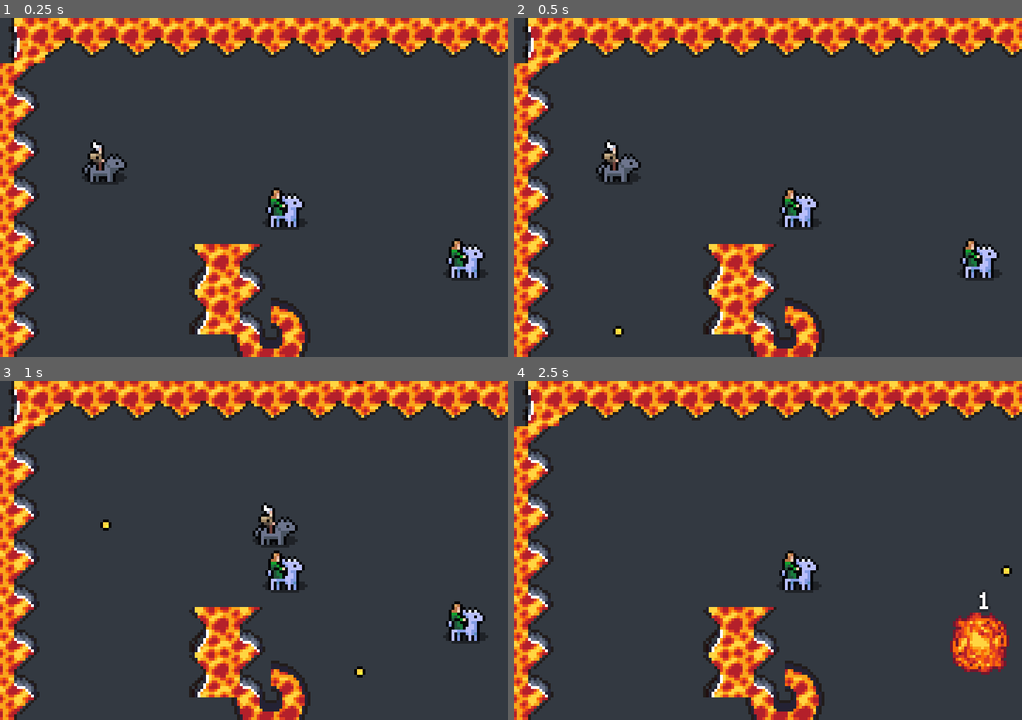
Above: before the commit, frames 1-4 (two rows, left to right).
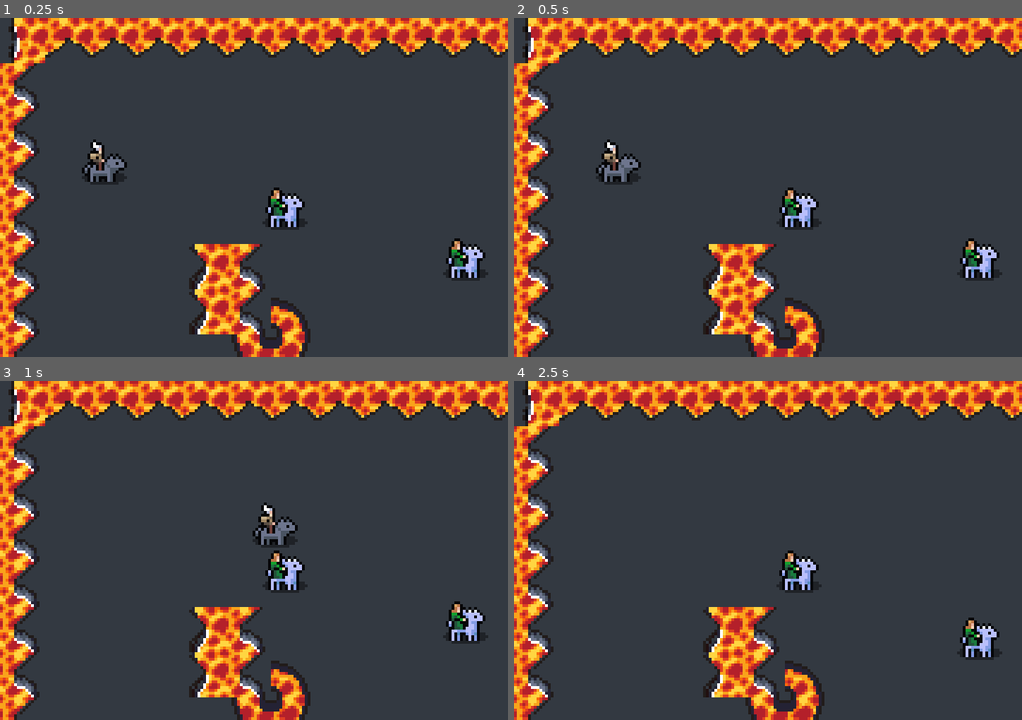
Above: after the commit, the same moments.

Repository: Snayff/not_quite_paradise4
Game: Godot game, scene res://world.tscn
Same seed, same stepped clock (60 frames per second), same inputs: the game is played once before the commit and once after it.
Inputs:
- Up to frame 1 (0.25 s): no input
- Up to frame 2 (0.5 s): no input
- Up to frame 3 (1 s): tap Enter at 0.5 s; hold D (move_right) from 0.53 s (still down)
- Up to frame 4 (2.5 s): release D (move_right) at 1.28 s; hold S (move_down) 1.28-2.03 s; hold D (move_right) from 2.03 s (still down)

Frame 1 is identical in both runs. In frame 2, less than 0.1% of the frame differs, in the area x 19-22%, y 90-95%; in frame 3, 0.1%; in frame 4, 1.8%, in the area x 85-99%, y 54-87%.

Commit message:
removed repeating_application_effect, fixed boon_bane application

Diff:
--- a/scenes/abcs/combat_actor.gd
+++ b/scenes/abcs/combat_actor.gd
@@ -17,6 +17,8 @@
 @onready var _damage_numbers: PopUpNumbers = %DamageNumbers
 @onready var _death_trigger: DeathTrigger = %DeathTrigger
 @onready var _physics_movement: PhysicsMovementComponent = %PhysicsMovement
+@onready var boons_banes: BoonsBanesContainerComponent = $BoonsBanesContainer
+
 #endregion
 
 
--- a/scenes/abcs/combat_actor.tscn
+++ b/scenes/abcs/combat_actor.tscn
@@ -126,5 +126,7 @@
 script = ExtResource("12_dnaiq")
 _stats = Array[ExtResource("13_hojhi")]([SubResource("Resource_7qvdv"), SubResource("Resource_nm8ul")])
 
-[node name="BoonsBanesContainer" type="Node" parent="."]
+[node name="BoonsBanesContainer" type="Node" parent="." node_paths=PackedStringArray("_root", "_death_trigger")]
 script = ExtResource("14_wly6u")
+_root = NodePath("..")
+_death_trigger = NodePath("../DeathTrigger")
--- a/scenes/combat_actives/fireblast.tscn
+++ b/scenes/combat_actives/fireblast.tscn
@@ -9,6 +9,9 @@
 _valid_targets = 5
 _travel_range = 500
 
+[node name="CooldownTimer" parent="." index="0"]
+wait_time = 5.0
+
 [node name="ProjectileSpawner" parent="." index="1"]
 scene = ExtResource("2_wxakp")
 
--- a/scenes/combat_actives/fireblast_effect_chain.gd
+++ b/scenes/combat_actives/fireblast_effect_chain.gd
@@ -42,21 +42,11 @@
 	effect.base_damage = _damage
 	effect.apply(actor_hit)
 
-	# repeating damage
-	effect = RepeatApplicationEffect.new(self, _caster)
-	_register_effect(effect)
-	effect.interval = _interval
-	effect.num_iterations = _num_iterations
-	var interval_effect = DealDamageEffect.new(self, _caster)
-	interval_effect.base_damage = _repeat_damage
-	interval_effect.is_one_shot = false
-	effect.add_repeating_effect(interval_effect)
-	var interval_animation = SpawnSceneEffect.new(self, _caster)
-	interval_animation.scene = _repeat_damage_animation
-	effect.add_repeating_effect(interval_animation)
-	effect.apply(actor_hit)
-
-
-
+	# apply boon_bane
+	if not actor_hit.boons_banes is BoonsBanesContainerComponent:
+		# no boon bane container to apply a boon bane to
+		return
+	var burn = Burn.new(_caster)
+	actor_hit.boons_banes.add_boon_bane(burn)
 
 #endregion
--- a/scripts/abcs/boon_bane.gd
+++ b/scripts/abcs/boon_bane.gd
@@ -20,7 +20,7 @@
 # @export var
 #
 @export_group("Application")  # feel free to rename category
-@export var _trigger: Constants.TRIGGER  ## the thing that causes the boonbane to apply
+@export var trigger: Constants.TRIGGER  ## the thing that causes the boonbane to apply
 @export var _duration_type: Constants.DURATION_TYPE  ## how the lifetime of the boonbane is determined
 @export var _duration: float  ## how long before being removed. only relevant if duration_type == time or applications, in which case it is seconds or num applications, respectively.
 @export var _interval_length: float  ## if trigger == on_interval then this dictates how long between each interval.
@@ -37,7 +37,6 @@
 # config
 var host: CombatActor  ## the actor the boonbane is applied to
 var _effects: Array[Effect] = []  # NOTE: should we use an EffectChain instead?  ## the effects to be activated when the trigger happens
-
 # TODO: add an internal cooldown to allow limiting how often we trigger
 #endregion
 
@@ -47,33 +46,36 @@
 	_source = source
 
 func _ready() -> void:
-	# check required values are set
+	_configure_behaviour()  # must call first, before validity checks
+
+	 # check required values are set
 	assert(not _effects.is_empty(), "BoonBane: no effects set.")
-	if _trigger == Constants.TRIGGER.on_interval and _interval_length == 0:
+	if trigger == Constants.TRIGGER.on_interval and _interval_length == 0:
 		push_error("BoonBane: trigger is interval, but no interval_length set. Will never activate.")
 	if (_duration_type == Constants.DURATION_TYPE.time or _duration_type == Constants.DURATION_TYPE.applications) and _duration == 0:
 		push_error("BoonBane: duration_type is time or application, but no duration set. Will immediately terminate.")
-	# NOTE: can't check the enums as they default to a meaningful value
-
-	# check logic errors
+	## NOTE: can't check the enums as they default to a meaningful value
+#
+	## check logic errors
 	assert(_duration > _interval_length, "BoonBane: duration is less than interval_length. Will never activate.")
 
-	# setup timers
+	_setup_timers()
+
+## init and configure required timers
+func _setup_timers() -> void:
 	if _duration_type == Constants.DURATION_TYPE.time:
 		_duration_timer = Timer.new()
 		add_child(_duration_timer)
 		_duration_timer.timeout.connect(terminate)
 		_duration_timer.start(_duration)
-	if _trigger == Constants.TRIGGER.on_interval:
+	if trigger == Constants.TRIGGER.on_interval:
 		_interval_timer = Timer.new()
 		add_child(_interval_timer)
 		_interval_timer.timeout.connect(activate)
 		_interval_timer.start(_interval_length)
 
-	_setup()
-
 ## @virtual where the effects are created and defined.
-func _setup() -> void:
+func _configure_behaviour() -> void:
 	pass
 
 ## apply the effect to the target. called on trigger. must be defined in subclass and super called.
--- a/scripts/boon_banes/burn.gd
+++ b/scripts/boon_banes/burn.gd
@@ -33,8 +33,20 @@
 
 
 #region FUNCS
-func _setup() -> void:
+func _configure_behaviour() -> void:
 	# config behaviour
+	# NOTE: until can come up with a good way to edit in the editor just hardcode it
+	_damage_per_tick = 1
+	var scaler = EffectStatScalerData.new()
+	scaler.stat = Constants.STAT_TYPE.strength
+	scaler.scale_value = 0.5
+	_damage_scalers.append(scaler)
+	_application_animation_scene = load("res://scenes/effects/fire.tscn")
+	_duration = 2.5
+	trigger = Constants.TRIGGER.on_interval
+	_duration_type = Constants.DURATION_TYPE.time
+	_interval_length = 0.25
+	is_unique = false
 
 	# create effects
 	var damage_effect: DealDamageEffect = DealDamageEffect.new(self, _source)
--- a/scripts/boon_banes/burn.tscn
+++ /dev/null
@@ -1,8 +0,0 @@
-[gd_scene load_steps=2 format=3 uid="uid://cxtaa45joyw40"]
-
-[ext_resource type="Script" path="res://scripts/boon_banes/burn.gd" id="1_jg42e"]
-
-[node name="Burn" type="Node"]
-script = ExtResource("1_jg42e")
-_damage_per_tick = 50.0
-_duration_type = 2
--- a/scripts/components/functionals/boons_banes_container.gd
+++ b/scripts/components/functionals/boons_banes_container.gd
@@ -16,7 +16,8 @@
 
 #region EXPORTS
 @export_group("Component Links")
-@export var death_trigger: DeathTrigger
+@export var _root: CombatActor
+@export var _death_trigger: DeathTrigger
 #
 # @export_group("Details")  # feel free to rename category
 #endregion
@@ -24,38 +25,52 @@
 
 #region VARS
 var _boons_banes: Dictionary = {}  ## Constants.TRIGGER : Array[]
+var _all_boon_banes: Array[BoonBane]:
+	set(value):
+		push_warning("BoonsBanesContainerComponent: Can't set _all_boon_banes directly.")
+	get:
+		var all: Array[BoonBane] = []
+		for boon_bane_array in _boons_banes.values():
+			all.append_array(boon_bane_array)
+		return all
 #endregion
 
 
 #region FUNCS
 func _ready() -> void:
+	# check required values
+	assert(_root is CombatActor, "BoonsBanesContainerComponent: _root isnt assigned so won't know who to apply affects to.")
+
 	# init blank dict of arrays
 	for trigger in Constants.TRIGGER.values():
 		_boons_banes[trigger] = []
 
-func add_boon_bane(boon_bane: BoonBane, trigger: Constants.TRIGGER) -> void:
+func add_boon_bane(boon_bane: BoonBane) -> void:
 	# if unique, check for any existing of same class
 	if boon_bane.is_unique:
-		for boon_bane_ in _boons_banes:
+		for boon_bane_ in _all_boon_banes:
 			if boon_bane_.get_script().resource_path == boon_bane.get_script().resource_path:
 				return
+	add_child(boon_bane)
+	_boons_banes[boon_bane.trigger].append(boon_bane)
+	_link_signals_to_triggers(boon_bane)
+	boon_bane.host = _root
 
-	_boons_banes[trigger].append(boon_bane)
-	_link_signals_to_triggers(boon_bane)
-
-func remove_boon_bane(boon_bane: BoonBane, trigger: Constants.TRIGGER, ignore_permanent: bool = false) -> void:
+func remove_boon_bane(boon_bane: BoonBane, ignore_permanent: bool = false) -> void:
 	if boon_bane.duration_type == Constants.DURATION_TYPE.permanent and not ignore_permanent:
 		push_warning("BoonsBanesContainerComponent: can't remove a permanent boon_bane unless ignore_permanent is set to true.")
 		return
 
-	_boons_banes[trigger].erase(boon_bane)
+	_boons_banes[boon_bane.trigger].erase(boon_bane)
 	boon_bane.queue_free()
 
 ## link the relevant signals, from linked components, to the boonbane, based on its trigger
+##
+## time based triggering is handled within the [BoonBane]
 func _link_signals_to_triggers(boon_bane: BoonBane) -> void:
 	match  boon_bane.trigger:
 		Constants.TRIGGER.on_death:
-			death_trigger.died.connect(boon_bane.activate)
+			_death_trigger.died.connect(boon_bane.activate)
 
 		Constants.TRIGGER.on_hit_received:
 			# TODO: add
--- a/scripts/effects/repeat_application_effect.gd
+++ /dev/null
@@ -1,74 +0,0 @@
-## apply an array of effects a number of times, at given intervals
-#@icon("")
-class_name RepeatApplicationEffect
-extends Effect
-
-
-#region SIGNALS
-
-#endregion
-
-
-#region ON READY
-
-#endregion
-
-
-#region EXPORTS
-# @export_group("Component Links")
-# @export var
-#
-#@export_group("Details")
-
-
-#endregion
-
-
-#region VARS
-# internals
-var _current_iteration: int = 0
-var _target: CombatActor
-var _timer: Timer = Timer.new()
-var _effects: Array[Effect] = []  ## the effects to apply each interval
-
-# config
-var interval: float = 1.0  ## how long between each application
-var num_iterations: int = 1  ## how many iterations total
-#endregion
-
-
-#region FUNCS
-func _ready() -> void:
-	add_child(_timer)
-	_timer.autostart = false
-	_timer.wait_time = interval
-	_timer.timeout.connect(_interval_passed)
-
-func apply(target: CombatActor) -> void:
-	if target is CombatActor:
-		_target = target
-	_timer.start()
-
-func _interval_passed() -> void:
-	for effect in _effects:
-		if effect is Effect and is_instance_valid(_target):
-			effect.apply(_target)
-
-	_current_iteration += 1
-	if _current_iteration >= num_iterations:
-		_timer.stop()
-		terminate()
-
-func terminate() -> void:
-	super()
-	_timer.timeout.disconnect(_interval_passed)
-	for effect in _effects:
-		effect.terminate()
-
-## add an effect to be applied each interval
-func add_repeating_effect(effect: Effect) -> void:
-	if effect is Effect:
-		_effects.append(effect)
-
-
-#endregion
Not shown: 1 places in scenes/combat_actors/wolf_rider.tscn that only renumber resources
